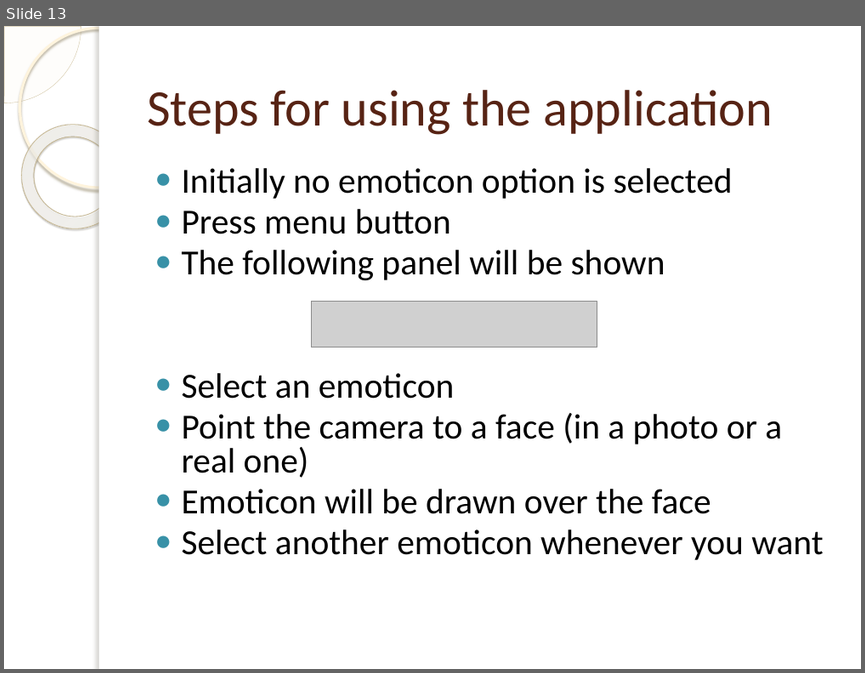
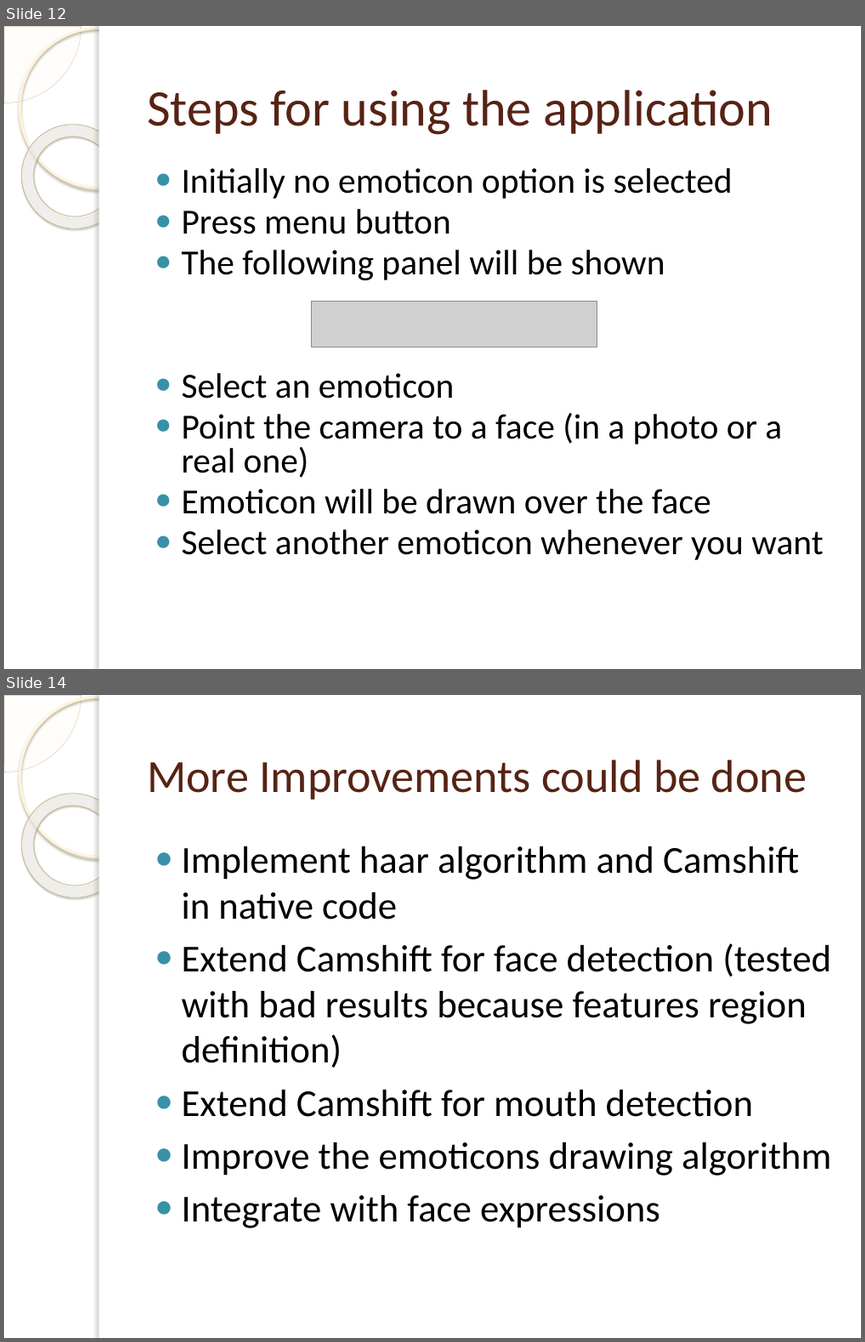
Before and after one commit to OrionGG/ivandroid, a slide deck: Presentacion/doc/EMOTICONIZER.pptx. Shown one above the other, each under a label of ours: slide 13 before the commit, slides 12 and 14 after it; the slides between them are not shown. The pictures are 865x673 and 865x1342 pixels, drawn with LibreOffice and Linux fonts; fonts in the diff are those of the drawing; grey boxes stand for pictures; background and template pictures are left out. Boxes give left, top, right and bottom in pixels: in the first picture for what was removed or moved away, otherwise in the second. Text is boxed around its words. In the diff, an @@ line names an element or a change of style, - is before the commit and + after.

```diff
--- a/Presentacion/doc/EMOTICONIZER.pptx
+++ b/Presentacion/doc/EMOTICONIZER.pptx
@@ slide 14 added at [4, 695, 861, 1338], background picture (left out); not listed: 5 template elements that a slide beside it also shows @@
@@ title added at [147, 760, 806, 800], 38.7 pt, text #572314 @@
+More Improvements could be done
@@ text added at [182, 846, 831, 1228], 32 pt, text #000000 @@
+● Implement haar algorithm and Camshift in native code
+● Extend Camshift for face detection (tested with bad results because features region definition)
+● Extend Camshift for mouth detection
+● Improve the emoticons drawing algorithm
+● Integrate with face expressions
@@ what was slide 13 is now slide 12 @@
```
Also in this commit, not shown: 6 slides changed, 3 other slides added, 1 slide removed.
